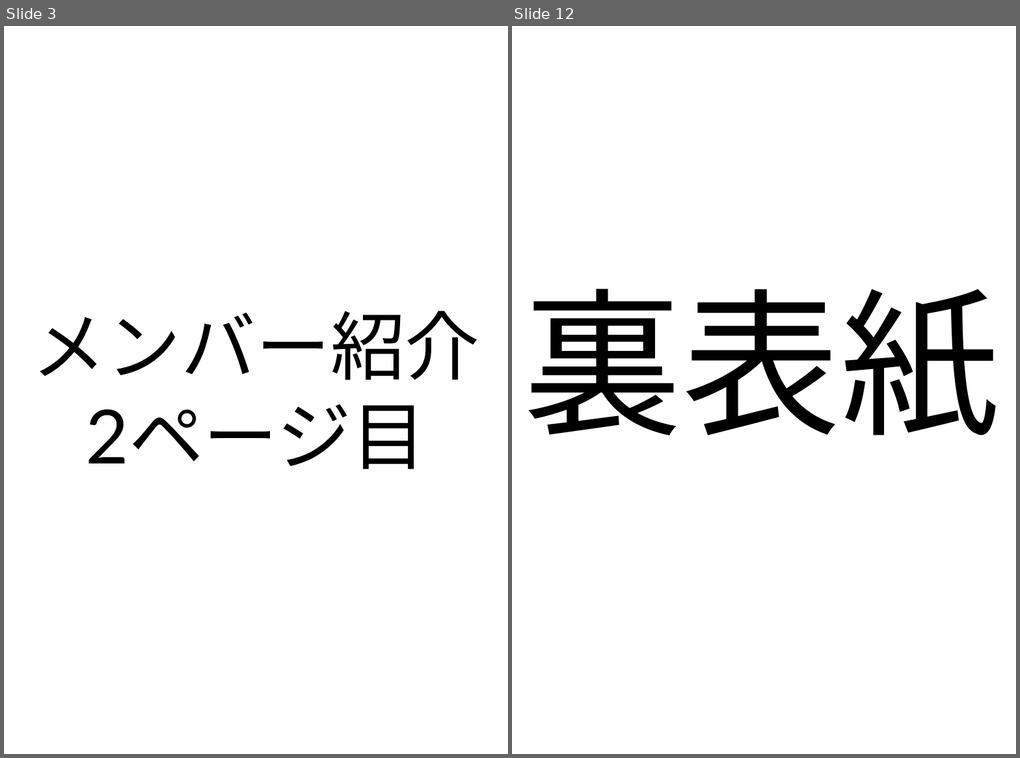
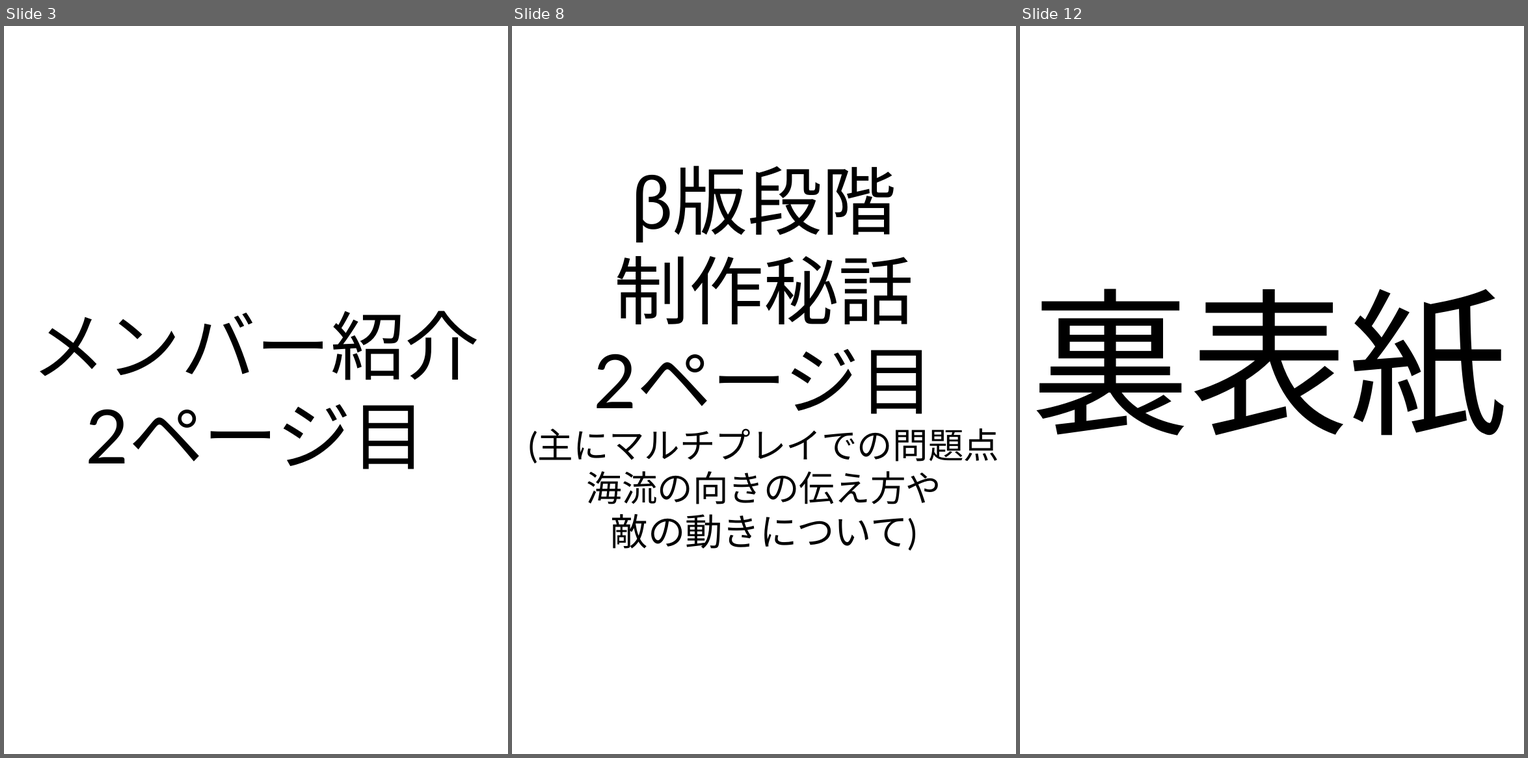
Before and after one commit to RitsukiObara/GraduationTeam, a slide deck: 07_Archive/Archive.pptx. Shown side by side, each under a label of ours: slides 3 and 12 before the commit, slides 3, 8 and 12 after it; the slides between them are not shown. The pictures are 1020x758 and 1528x758 pixels, drawn with LibreOffice and Linux fonts; fonts in the diff are those of the drawing. Boxes give left, top, right and bottom in pixels: in the first picture for what was removed or moved away, otherwise in the second. Text is boxed around its words. In the diff, an @@ line names an element or a change of style, - is before the commit and + after.

```diff
--- a/07_Archive/Archive.pptx
+++ b/07_Archive/Archive.pptx
@@ slide 8 added at bbox=[512, 26, 1016, 754], background #FFFFFF @@
@@ text added at bbox=[528, 166, 999, 549], 38 pt, text #000000 @@
+β版段階
+制作秘話
+2ページ目
+(主にマルチプレイでの問題点
+海流の向きの伝え方や
+敵の動きについて)
```
Also in this commit, not shown: 6 slides changed, 1 other slide added, 2 slides removed.
